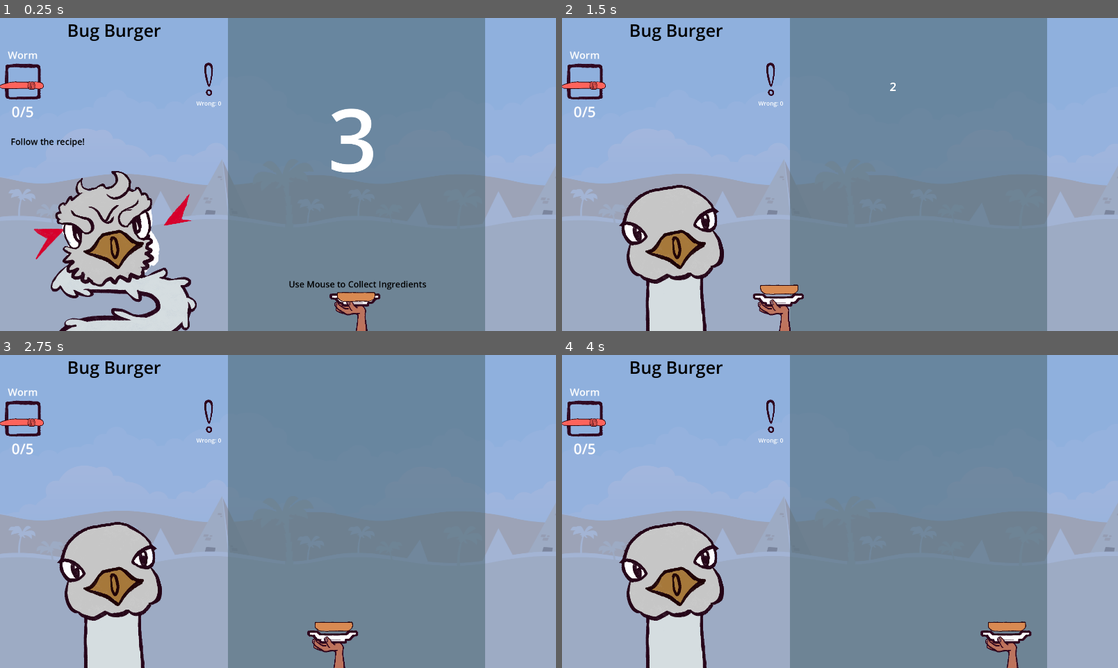
Above: before the commit, frames 1-4 (two rows, left to right).
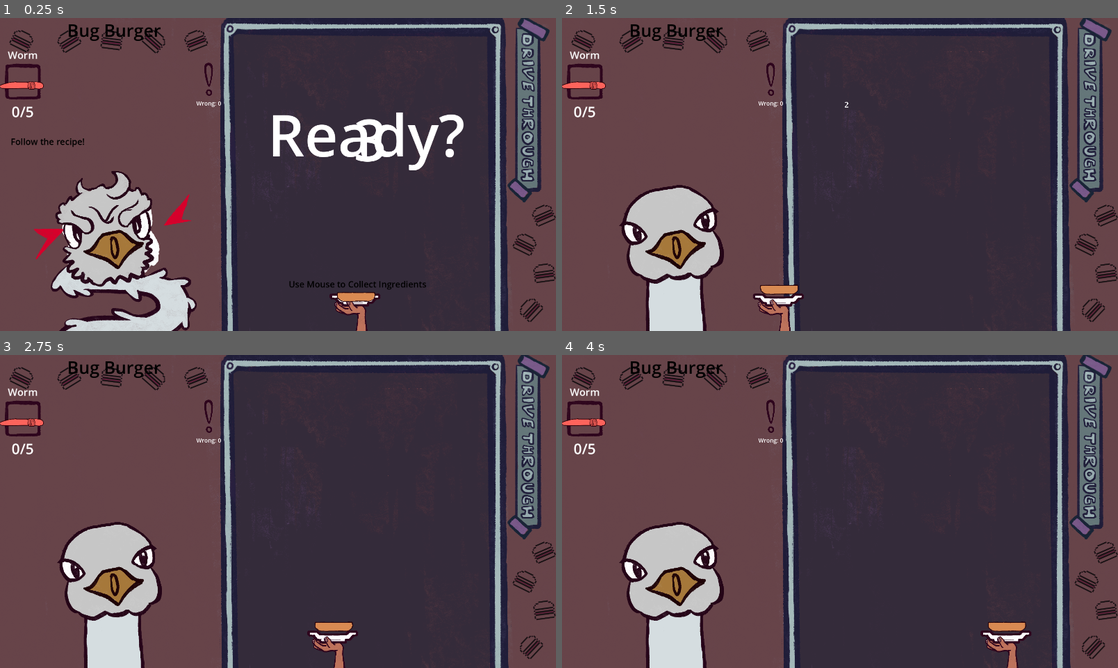
Above: after the commit, the same moments.

Repository: SirLich/funky-drive-through
Game: Godot game, scene res://game.tscn
Same seed, same stepped clock (60 frames per second), same inputs: the game is played once before the commit and once after it.
Inputs (mouse positions are in pixels of both pictures, inside the frame that each line leads up to):
- Up to frame 1 (0.25 s): no input
- Up to frame 2 (1.5 s): tap Enter at 0.5 s; move the mouse to (962, 158) at 0.52 s; press the mouse at (962, 158) at 0.53 s; move the mouse to (728, 190) at 1.27 s; release the mouse at (728, 190) at 1.28 s; click (728, 190) at 1.35 s
- Up to frame 3 (2.75 s): move the mouse to (333, 442) at 2.02 s; press the mouse at (333, 442) at 2.03 s
- Up to frame 4 (4 s): move the mouse to (812, 574) at 2.77 s; release the mouse at (812, 574) at 2.78 s; click (812, 574) at 2.85 s; tap Space at 3.5 s; move the mouse to (1006, 558) at 3.52 s; press the mouse at (1006, 558) at 3.53 s

The runs differ from the first frame. In frame 1, 90% of the frame differs, in the area x 0-100%, y 0-100%; in frame 2, 92%; in frame 3, 92%; in frame 4, 92%.

Commit message:
Integrate background

Diff:
--- a/game.tscn
+++ b/game.tscn
@@ -2,8 +2,8 @@
 
 [ext_resource type="Script" path="res://game.gd" id="1_6brd1"]
 [ext_resource type="PackedScene" uid="uid://baau16ndim5ve" path="res://item_types/end_screen.tscn" id="2_fthv7"]
-[ext_resource type="Texture2D" uid="uid://drfvkqsyrbt43" path="res://assets/temp/backgroundColorDesert.png" id="2_uip0o"]
 [ext_resource type="PackedScene" uid="uid://bde5jwauuhx81" path="res://scenes/item/catcher.tscn" id="4_2i66j"]
+[ext_resource type="Texture2D" uid="uid://b4te54epp1n14" path="res://assets/background.png" id="4_e5ape"]
 [ext_resource type="PackedScene" uid="uid://d1nn1ff7rwlbn" path="res://scenes/item/dropped_item.tscn" id="5_1bqwg"]
 [ext_resource type="PackedScene" uid="uid://bwckprmdmmhxv" path="res://scenes/bird.tscn" id="5_8yo1p"]
 [ext_resource type="Script" path="res://dropper.gd" id="6_ebwai"]
@@ -27,7 +27,7 @@
 font_color = Color(0, 0, 0, 1)
 
 [sub_resource type="LabelSettings" id="LabelSettings_f44vb"]
-font_size = 300
+font_size = 200
 
 [node name="Game" type="Node2D"]
 script = ExtResource("1_6brd1")
@@ -36,33 +36,11 @@
 
 [node name="Art" type="Node2D" parent="."]
 
-[node name="Background" type="Node2D" parent="Art"]
-position = Vector2(17, 96)
-scale = Vector2(0.722255, 0.722255)
-
-[node name="BackgroundColorDesert2" type="Sprite2D" parent="Art/Background"]
-position = Vector2(2386.97, 629.971)
-scale = Vector2(1.56999, 1.56999)
-texture = ExtResource("2_uip0o")
-
-[node name="BackgroundColorDesert" type="Sprite2D" parent="Art/Background"]
-position = Vector2(772, 628)
-scale = Vector2(1.58691, 1.58691)
-texture = ExtResource("2_uip0o")
-
-[node name="ColorRect" type="ColorRect" parent="Art"]
-offset_left = 788.0
-offset_top = -80.0
-offset_right = 1675.0
-offset_bottom = 1205.0
-color = Color(0.192157, 0.254902, 0, 0.584314)
-
-[node name="ColorRect2" type="ColorRect" parent="Art"]
-offset_left = -52.0
-offset_top = -82.0
-offset_right = 2407.0
-offset_bottom = 1205.0
-color = Color(0.380392, 0.513726, 0.776471, 0.584314)
+[node name="TextureRect" type="TextureRect" parent="Art"]
+offset_right = 1938.0
+offset_bottom = 1090.0
+texture = ExtResource("4_e5ape")
+expand_mode = 1
 
 [node name="Catcher" parent="." instance=ExtResource("4_2i66j")]
 position = Vector2(1229, 946)
@@ -131,15 +109,16 @@
 layout_mode = 2
 
 [node name="CenterContainer" type="CenterContainer" parent="."]
-offset_left = 1132.0
-offset_top = 209.0
-offset_right = 1172.0
-offset_bottom = 249.0
+offset_left = 937.0
+offset_top = 280.0
+offset_right = 1619.0
+offset_bottom = 553.0
 
 [node name="CountdownLabel" type="Label" parent="CenterContainer"]
 layout_mode = 2
 size_flags_horizontal = 4
-text = "0"
+text = "
+"
 label_settings = SubResource("LabelSettings_f44vb")
 horizontal_alignment = 1
 vertical_alignment = 1
@@ -170,4 +149,15 @@
 text = "Follow the recipe!"
 label_settings = ExtResource("10_3noq0")
 
+[node name="CountdownLabel" type="Label" parent="Tutorial"]
+offset_left = 924.0
+offset_top = 126.0
+offset_right = 1606.0
+offset_bottom = 675.0
+size_flags_horizontal = 4
+text = "Ready?"
+label_settings = SubResource("LabelSettings_f44vb")
+horizontal_alignment = 1
+vertical_alignment = 1
+
 [connection signal="timeout" from="Dropper/Timer" to="Dropper" method="_on_timer_timeout"]
Binary file added: assets/background.png
Not shown, added: assets/background.png.import
